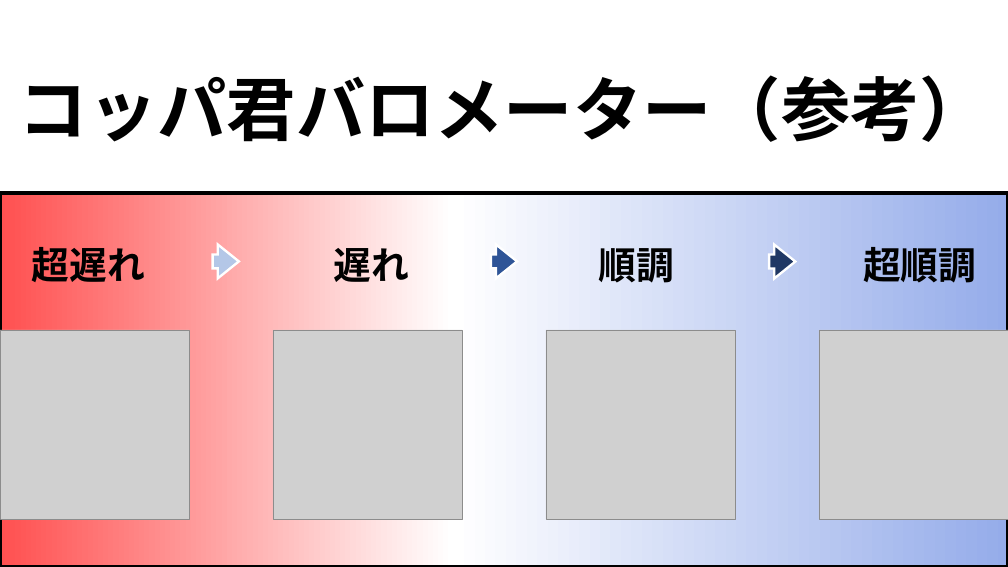
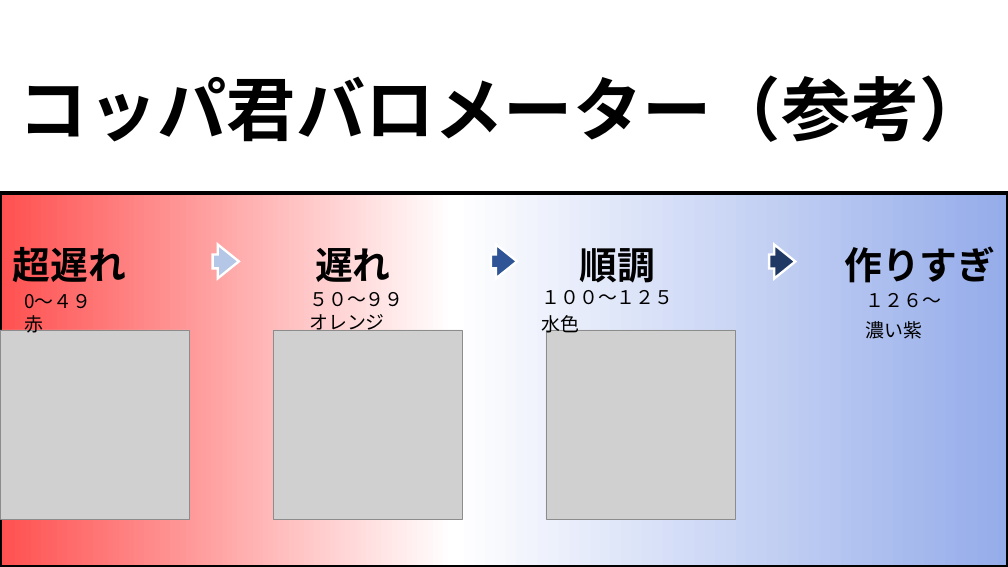
Before and after one commit to BUMZOH/body_inspect_visualize_coba, a slide deck: slide 2 of docs/工場見える化構想.pptx (slide 5 before the commit). Drawn at 1008x567 pixels with LibreOffice and Linux fonts; fonts in the diff are those of the drawing; grey boxes stand for pictures. Boxes give left, top, right and bottom in pixels: in the first picture for what was removed or moved away, otherwise in the second. Text is boxed around its words. In the diff, an @@ line names an element or a change of style, - is before the commit and + after.

```diff
--- a/docs/工場見える化構想.pptx
+++ b/docs/工場見える化構想.pptx
@@ text in rectangle at box(13, 246, 995, 283): text changed @@
-超遅れ 遅れ 順調 超順調
+超遅れ 遅れ 順調 作りすぎ
@@ text added at box(24, 294, 91, 336), 18 pt, text #000000 @@
+0～４９
+赤
@@ text added at box(309, 292, 403, 334), 18 pt, text #000000 @@
+５０～９９
+オレンジ
@@ text added at box(541, 290, 673, 305), 18 pt, text #000000 @@
+１００～１２５
@@ text added at box(865, 293, 941, 307), 18 pt, text #000000 @@
+１２６～
@@ text added at box(541, 315, 579, 336), 18 pt, text #000000 @@
+水色
@@ text added at box(865, 321, 922, 339), 18 pt, text #000000 @@
+濃い紫
@@ picture removed at box(819, 330, 1008, 519) @@
```
Also in this commit, not shown: 6 other slides changed, 3 slides added, 8 other files.
